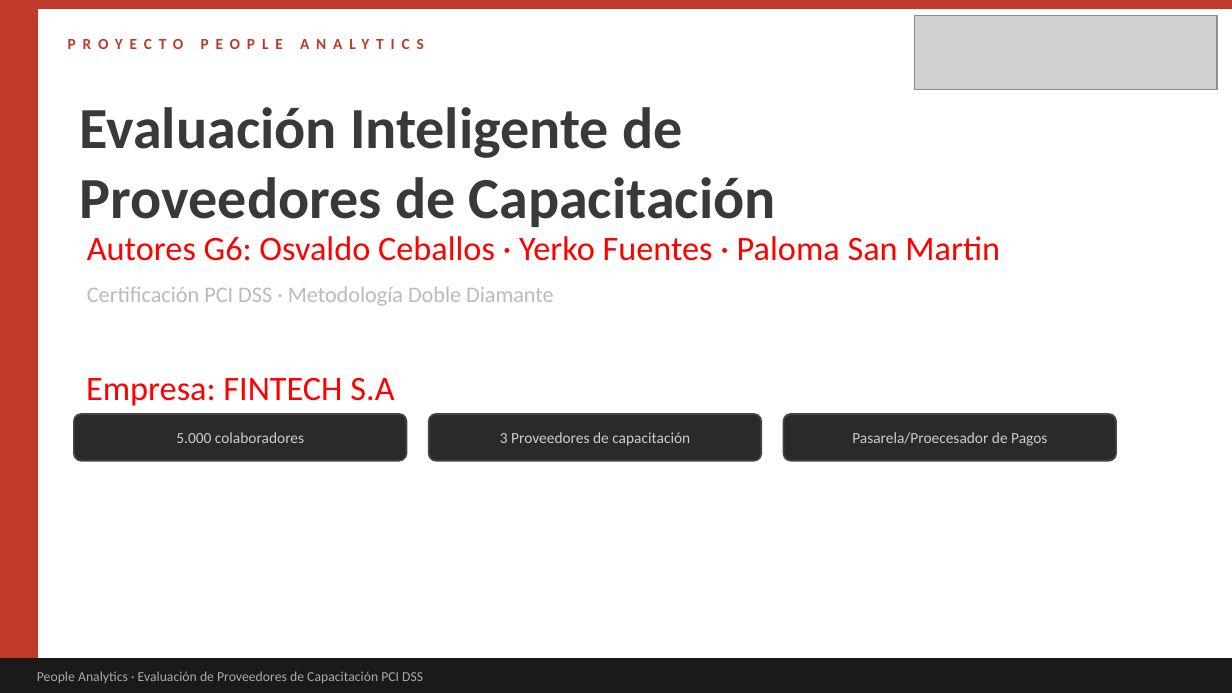
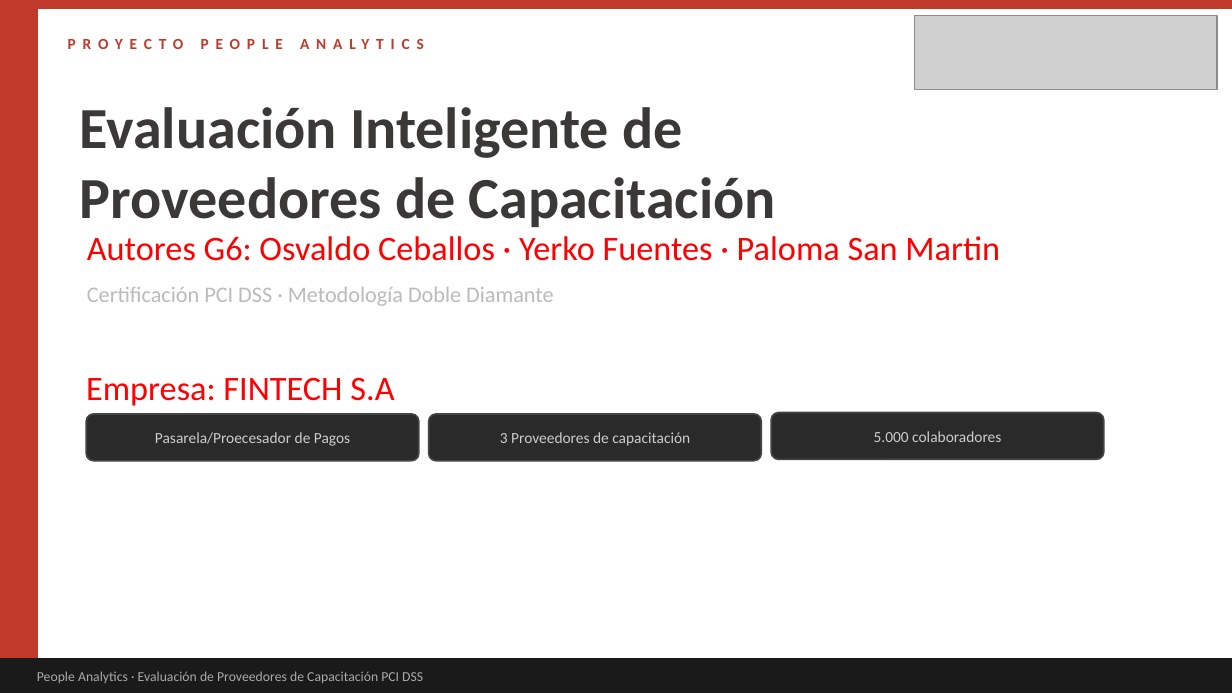
Before and after one commit to oceballos/PeopleAnalytics, a slide deck: slide 1 of people_analytics_G6_capacitación.pptx. Drawn at 1232x693 pixels with LibreOffice and Linux fonts; fonts in the diff are those of the drawing; grey boxes stand for pictures. Boxes give left, top, right and bottom in pixels: in the first picture for what was removed or moved away, otherwise in the second. Text is boxed around its words. In the diff, an @@ line names an element or a change of style, - is before the commit and + after.

```diff
--- a/people_analytics_G6_capacitación.pptx
+++ b/people_analytics_G6_capacitación.pptx
@@ text "Pasarela/Proecesador de Pagos": place and size @@
-text "Pasarela/Proecesador de Pagos" at box(852, 432, 1047, 446)
+text "Pasarela/Proecesador de Pagos" at box(155, 432, 350, 446)
@@ rounded rectangle: place and size @@
-rounded rectangle at box(784, 414, 1116, 461)
+rounded rectangle at box(86, 414, 419, 461)
@@ text "5.000 colaboradores": place and size @@
-text "5.000 colaboradores" at box(176, 432, 304, 443)
+text "5.000 colaboradores" at box(874, 431, 1001, 442)
@@ rounded rectangle: place and size @@
-rounded rectangle at box(74, 414, 407, 461)
+rounded rectangle at box(771, 413, 1104, 460)
```
Also in this commit, not shown: 2 other slides changed.
